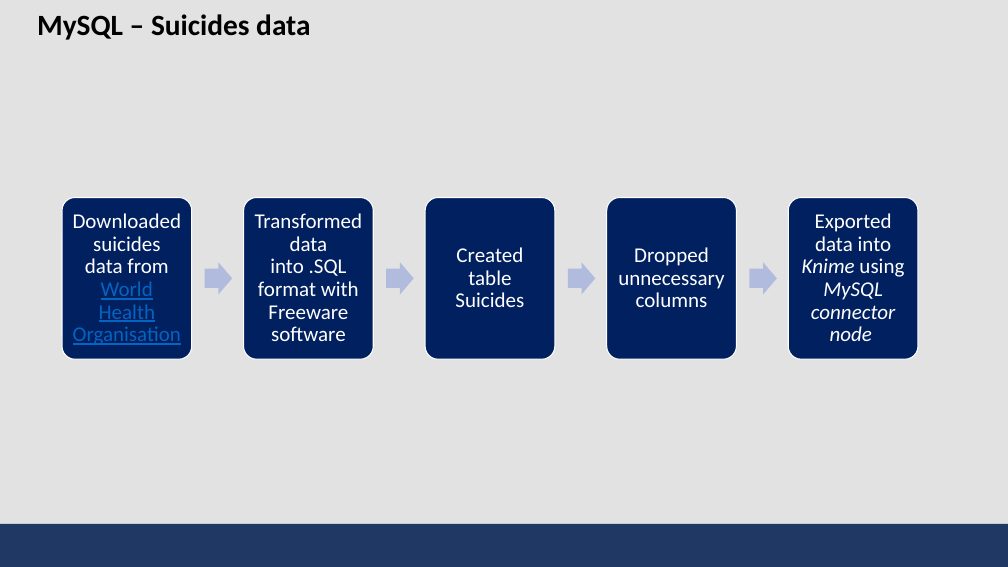
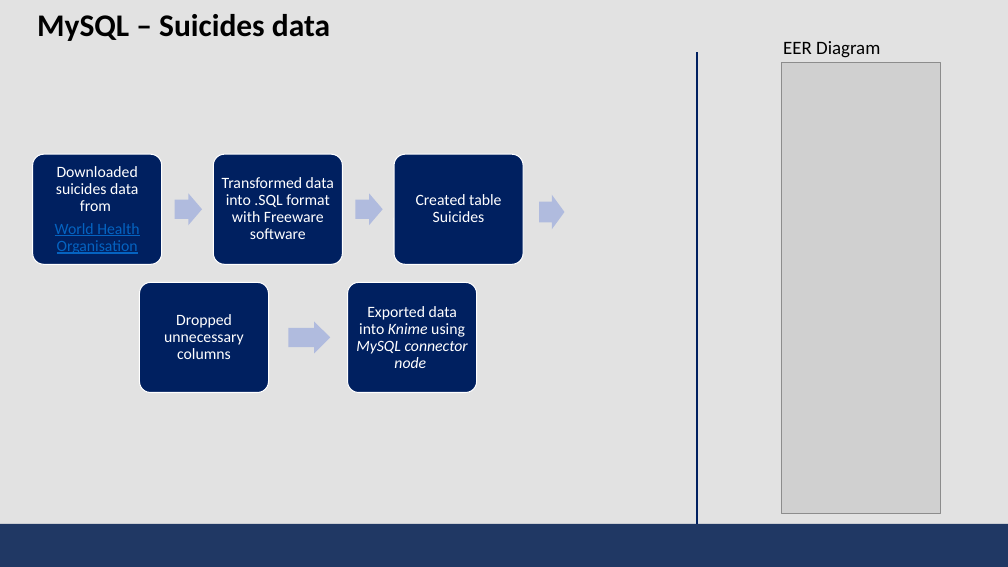
Before and after one commit to bmbln/Team_Manila, a slide deck: slide 3 of DE Term Project/DE_TeamManila_Presentation.pptx. Drawn at 1008x567 pixels with LibreOffice and Linux fonts; fonts in the diff are those of the drawing; grey boxes stand for pictures. Boxes give left, top, right and bottom in pixels: in the first picture for what was removed or moved away, otherwise in the second. Text is boxed around its words. In the diff, an @@ line names an element or a change of style, - is before the commit and + after.

Commit message:
update presentation

```diff
--- a/DE Term Project/DE_TeamManila_Presentation.pptx
+++ b/DE Term Project/DE_TeamManila_Presentation.pptx
@@ title "MySQL – Suicides data" at <box>37,14,330,41</box>: size 28 to 30 pt @@
@@ line added from (697, 52) to (697, 524), #002060 2 pt @@
@@ text added at <box>783,41,880,58</box>, 18 pt, text #000000 @@
+EER Diagram
@@ picture added at <box>782,62,941,513</box> @@
@@ rounded rectangle: place and size @@
-rounded rectangle at <box>62,197,192,359</box>
+rounded rectangle at <box>33,154,162,265</box>
@@ text at <box>55,166,139,254</box>: text changed; size 20 to 15 pt @@
-Downloaded suicides data from World Health Organisation
+Downloaded suicides data from
+World Health Organisation
@@ rounded rectangle: place and size @@
-rounded rectangle at <box>243,197,374,359</box>
+rounded rectangle at <box>213,154,343,265</box>
@@ text "Transformed data into .SQL format ...": place and size @@
-text "Transformed data into .SQL format ..." at <box>255,213,363,341</box>
+text "Transformed data into .SQL format ..." at <box>222,177,334,239</box>
@@ rounded rectangle: place and size @@
-rounded rectangle at <box>425,197,555,359</box>
+rounded rectangle at <box>394,154,523,265</box>
@@ text "Created table Suicides": place and size @@
-text "Created table Suicides" at <box>455,247,524,307</box>
+text "Created table Suicides" at <box>416,194,501,222</box>
@@ right arrow: place and size @@
-right arrow at <box>205,262,232,295</box>
+right arrow at <box>175,194,202,225</box>
@@ right arrow: place and size @@
-right arrow at <box>386,262,414,295</box>
+right arrow at <box>355,194,383,225</box>
@@ right arrow: place and size @@
-right arrow at <box>568,262,595,295</box>
+right arrow at <box>539,195,565,230</box>
@@ right arrow removed at <box>749,262,777,295</box> @@
@@ rounded rectangle: place and size @@
-rounded rectangle at <box>607,197,737,359</box>
+rounded rectangle at <box>140,283,269,393</box>
@@ text "Dropped unnecessary columns": place and size @@
-text "Dropped unnecessary columns" at <box>618,247,724,307</box>
+text "Dropped unnecessary columns" at <box>164,314,244,359</box>
@@ rounded rectangle: place and size @@
-rounded rectangle at <box>789,197,919,359</box>
+rounded rectangle at <box>348,283,477,393</box>
@@ size 20 to 15 pt; less space between paragraphs in 4 elements at <box>222,177,334,239</box>, <box>416,194,501,222</box>, <box>164,314,244,359</box>, <box>356,306,468,368</box> @@
@@ text "Exported data into Knime using ...": place and size @@
-text "Exported data into Knime using ..." at <box>802,213,904,341</box>
+text "Exported data into Knime using ..." at <box>356,306,468,368</box>
@@ right arrow added at <box>288,321,330,353</box>, fill #B0BCDE @@
```
Also in this commit, not shown: 1 other slide changed, 2 slides added, 3 slides removed.
